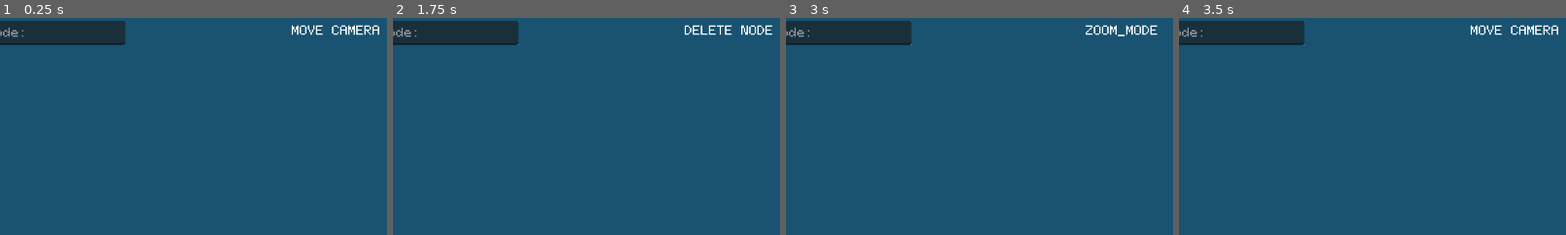
Above: before the commit, frames 1-4 (left to right).
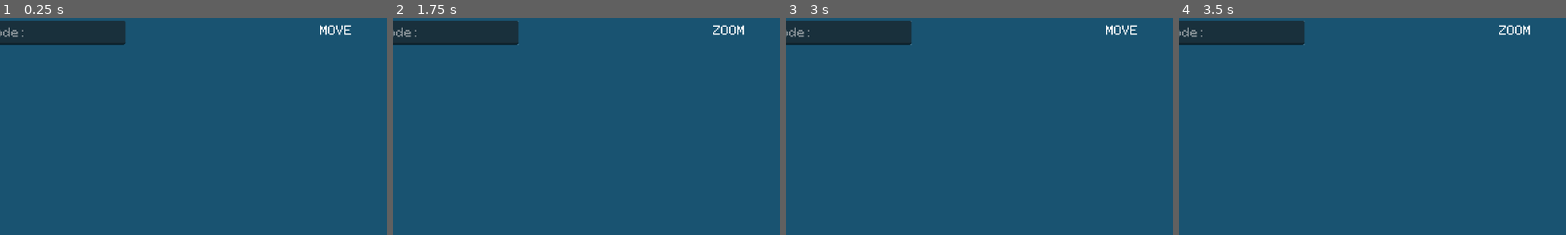
Above: after the commit, the same moments.

Repository: gabrieldudau/DSAVisualizer
Game: Godot game, scene res://scenes/main.tscn
Two runs of this game, one before a commit and one after it. Both use one fixed random seed, a clock stepped at 60 frames per second and the inputs below.
Inputs (mouse positions are % of the whole screen's width and height, from its top left):
- Up to frame 1 (0.25 s): no input
- Up to frame 2 (1.75 s): click (12, 3) at 0.52 s; type "Alex" at 0.6 s; tap Enter at 1.25 s; move the mouse to (72, 45) at 1.27 s; press the mouse at (72, 45) at 1.28 s; right-click (72, 45) at 1.55 s
- Up to frame 3 (3 s): tap Space at 2 s; move the mouse to (30, 55) at 2.02 s; release the mouse at (30, 55) at 2.03 s; right-click (30, 55) at 2.1 s; click (30, 55) at 2.3 s; tap Enter at 2.75 s; move the mouse to (60, 28) at 2.77 s; press the mouse at (60, 28) at 2.78 s
- Up to frame 4 (3.5 s): right-click (60, 28) at 3.05 s
The pictures show only the part of the screen within x 7-57%, y 0-50%; the shares and areas given below are measured in that part.

The runs differ from the first frame. In frame 1, 0.6% of the frame differs, in the area x 75-98%, y 3-9%; in frame 2, 0.6%; in frame 3, 0.5%; in frame 4, 0.6%.

Commit message:
small optimizations

Diff:
--- a/project.godot
+++ b/project.godot
@@ -18,6 +18,10 @@
 [autoload]
 
 GlobalSignal="*res://global_signal/global_signal.gd"
+
+[display]
+
+window/vsync/vsync_mode=0
 
 [dotnet]
 
--- a/scenes/main.tscn
+++ b/scenes/main.tscn
@@ -31,6 +31,7 @@
 grow_horizontal = 2
 theme_override_fonts/font = ExtResource("3_tbgi4")
 theme_override_font_sizes/font_size = 18
+text = "MOVE"
 
 [node name="Label2" type="Label" parent="Control"]
 anchors_preset = 1
--- a/scenes/test.tscn
+++ b/scenes/test.tscn
@@ -1,68 +1,3 @@
-[gd_scene load_steps=5 format=3 uid="uid://d2l645clvxoj7"]
-
-[ext_resource type="Texture2D" uid="uid://cunqtint5r4xr" path="res://icon.svg" id="1_bl13t"]
-[ext_resource type="Texture2D" uid="uid://c2bcktfssxxt0" path="res://assets/Kreis_weiß.png" id="2_iyx0m"]
-
-[sub_resource type="RectangleShape2D" id="RectangleShape2D_74lek"]
-size = Vector2(126, 126)
-
-[sub_resource type="CircleShape2D" id="CircleShape2D_j5jx5"]
-radius = 30.0666
+[gd_scene format=3 uid="uid://d2l645clvxoj7"]
 
 [node name="Node" type="Node2D"]
-
-[node name="StaticBody2D" type="StaticBody2D" parent="."]
-
-[node name="Sprite2D" type="Sprite2D" parent="StaticBody2D"]
-position = Vector2(572, 154)
-texture = ExtResource("1_bl13t")
-
-[node name="CollisionShape2D" type="CollisionShape2D" parent="StaticBody2D"]
-position = Vector2(572, 154)
-shape = SubResource("RectangleShape2D_74lek")
-
-[node name="RigidBody2D" type="RigidBody2D" parent="."]
-
-[node name="Sprite2D" type="Sprite2D" parent="RigidBody2D"]
-position = Vector2(726, 350)
-texture = ExtResource("2_iyx0m")
-
-[node name="CollisionShape2D" type="CollisionShape2D" parent="RigidBody2D"]
-position = Vector2(726, 349)
-shape = SubResource("CircleShape2D_j5jx5")
-
-[node name="Sprite2D2" type="Sprite2D" parent="RigidBody2D"]
-position = Vector2(405, 352)
-texture = ExtResource("2_iyx0m")
-
-[node name="CollisionShape2D2" type="CollisionShape2D" parent="RigidBody2D"]
-position = Vector2(405, 351)
-shape = SubResource("CircleShape2D_j5jx5")
-
-[node name="DampedSpringJoint2D" type="DampedSpringJoint2D" parent="."]
-position = Vector2(572, 153)
-rotation = -0.671952
-node_a = NodePath("../StaticBody2D")
-node_b = NodePath("../RigidBody2D")
-bias = 0.41
-length = 250.0
-rest_length = 5.0
-stiffness = 1.3
-
-[node name="DampedSpringJoint2D2" type="DampedSpringJoint2D" parent="."]
-position = Vector2(571.945, 153)
-rotation = 0.698132
-node_a = NodePath("../StaticBody2D")
-node_b = NodePath("../RigidBody2D")
-length = 260.0
-rest_length = 5.0
-stiffness = 1.3
-
-[node name="DampedSpringJoint2D3" type="DampedSpringJoint2D" parent="."]
-position = Vector2(727.565, 348)
-rotation = 1.55334
-node_a = NodePath("../StaticBody2D")
-node_b = NodePath("../RigidBody2D")
-length = 320.0
-stiffness = 1.0
-damping = 11.65
--- a/scenes/tree_node.tscn
+++ b/scenes/tree_node.tscn
@@ -19,7 +19,7 @@
 theme_override_colors/font_color = Color(0, 0, 0, 1)
 theme_override_fonts/font = ExtResource("2_spehj")
 theme_override_font_sizes/font_size = 36
-text = "Test"
+text = "NODE"
 horizontal_alignment = 1
 vertical_alignment = 1
 clip_text = true
--- a/scripts/bin_tree_handler.gd
+++ b/scripts/bin_tree_handler.gd
@@ -1,9 +1,9 @@
 extends Node2D
 
-@onready var game_controler: Node2D = $".."
+@export var horizonal_distance_between_nodes = 150
+@export var vertical_distance_between_nodes = 150
 
-const TREE_NODE = preload("res://scenes/tree_node.tscn")
-var root
+var root:TreeNode
 
 func _on_tree_entered() -> void:
 	GlobalSignal.newNode.connect(add_node)
@@ -12,14 +12,13 @@
 	GlobalSignal.newNode.disconnect(add_node)
 
 
-func add_node(tree_node) -> void:
-	var offset_vertical = -200
-	var x = root
-	var px = null
+func add_node(tree_node:TreeNode) -> void:
+	var x:TreeNode = root
+	var px:TreeNode = null
 
 	var left_subtree = null
-	var place_in_horizontal:Array = []
-	var dist = 1
+	var position_binary:Array = []
+
 	while x != null:
 		px = x
 		if (x.key > tree_node.key):
@@ -31,11 +30,11 @@
 				left_subtree = true
 				tree_node.positions_list.append(Vector2(-150, -200))
 			elif left_subtree == true:
-				place_in_horizontal.append(1)
-				tree_node.positions_list.append(Vector2((-1)* (75 + (convert_bin_to_int(place_in_horizontal.slice(0,place_in_horizontal.size() - 1)) * 150)) , offset_vertical))
+				tree_node.positions_list.append(convert_bin_to_pos(position_binary, true))
+				position_binary.append(1)
 			else:
-				place_in_horizontal.append(0)
-				tree_node.positions_list.append(Vector2(75 + (convert_bin_to_int(place_in_horizontal.slice(0,place_in_horizontal.size() -1 )) * 150) , offset_vertical))
+				tree_node.positions_list.append(convert_bin_to_pos(position_binary, false))
+				position_binary.append(0)
 		else:
 			# actual logic
 			x=x.right
@@ -45,15 +44,11 @@
 				left_subtree = false
 				tree_node.positions_list.append(Vector2(150, -200))
 			elif left_subtree == true:
-				place_in_horizontal.append(0)
-				tree_node.positions_list.append(Vector2((-1)* (75 + (convert_bin_to_int(place_in_horizontal.slice(0,place_in_horizontal.size() - 1)) * 150)) , offset_vertical))
+				tree_node.positions_list.append(convert_bin_to_pos(position_binary, true))
+				position_binary.append(0)
 			else:
-				place_in_horizontal.append(1)
-				tree_node.positions_list.append(Vector2( 75 + (convert_bin_to_int(place_in_horizontal.slice(0,place_in_horizontal.size() - 1)) * 150) , offset_vertical))
-
-		# increasing the layer
-		offset_vertical += 150 * dist
-		dist += 0.5
+				tree_node.positions_list.append(convert_bin_to_pos(position_binary, false))
+				position_binary.append(1)
 
 	tree_node.parent = px
 	if px == null:
@@ -72,15 +67,17 @@
 	# place that the node will receive in that layer. For example the binary number 0 would mean that
 	# the node is horizontaly, on the 1. place, either right or left.
 
-	var offset_horizontal = 75 + 150*convert_bin_to_int(place_in_horizontal)
-	offset_horizontal *= (-1) if left_subtree else 1
-	tree_node.positions_list.append(Vector2(offset_horizontal,offset_vertical))
+	tree_node.positions_list.append(convert_bin_to_pos(position_binary, left_subtree))
 	add_child(tree_node)
 	tree_node.move_to_right_position(400)
 
 
-func convert_bin_to_int(num:Array):
-	var sum = 0
+func convert_bin_to_pos(num:Array, left:bool) -> Vector2:
+	var vertical_offset = 200 - vertical_distance_between_nodes
+	var horizontal_sum = 0
+	var dist = 2;
 	for i in range (0,num.size()):
-		sum += int(num[i]) * pow(2,num.size() - 1 - i)
-	return sum
+		horizontal_sum += int(num[i]) * pow(2,num.size() - 1 - i)
+		vertical_offset += self.vertical_distance_between_nodes * dist
+		dist += 0.4
+	return Vector2(((-1) if left else 1) * (self.horizonal_distance_between_nodes/2 + horizontal_sum * self.horizonal_distance_between_nodes), vertical_offset)
--- a/scripts/game_controler.gd
+++ b/scripts/game_controler.gd
@@ -1,27 +1,19 @@
 extends Node
 
 @onready var camera: Camera2D = $"Camera2D"
-@onready var tree_nodes: Node = $TreeNodes
 @onready var label: Label = $Control/Label
 
 
-var TREE_NODE = preload("res://scenes/tree_node.tscn")
-
-enum {ZOOM_MODE ,DELETE_MODE , MOVE_CAMERA_MODE}
-var current_mode := MOVE_CAMERA_MODE
-var mousepos
+enum modes {ZOOM_MODE , MOVE_CAMERA_MODE}
+var current_mode := modes.MOVE_CAMERA_MODE
 var left_pressed:bool = false
-
-
-# Called every frame. 'delta' is the elapsed time since the previous frame.
-func _process(delta: float) -> void:
-	label.text = "MOVE CAMERA" if (current_mode == MOVE_CAMERA_MODE) else "ZOOM_MODE" if (current_mode == ZOOM_MODE) else "DELETE NODE"
 
 
 func _input(event: InputEvent) -> void:
 	if event is InputEventMouseButton:
 		if event.is_action_pressed("rightMB"):
-			current_mode = ZOOM_MODE if (current_mode == DELETE_MODE) else DELETE_MODE if (current_mode == MOVE_CAMERA_MODE) else MOVE_CAMERA_MODE
+			current_mode = modes.ZOOM_MODE if current_mode == modes.MOVE_CAMERA_MODE else modes.MOVE_CAMERA_MODE
+			label.text = "MOVE" if current_mode == modes.MOVE_CAMERA_MODE else "ZOOM"
 		if event.is_action_pressed("leftMB"):
 			left_pressed = true
 		if event.is_action_released("leftMB"):
@@ -29,11 +21,9 @@
 	elif event is InputEventMouseMotion:
 		if left_pressed:
 			match current_mode:
-				MOVE_CAMERA_MODE:
+				modes.MOVE_CAMERA_MODE:
 					move_camera(event.relative)
-				DELETE_MODE:
-					pass
-				ZOOM_MODE:
+				modes.ZOOM_MODE:
 					zoom(event.relative)
 
 
@@ -41,14 +31,5 @@
 	delta_move = Vector2(1,1) * delta_move.length()/100 * ((delta_move.y / abs(delta_move.y)) if delta_move.y != 0 else 0)
 	camera.zoom += delta_move if (camera.zoom + delta_move > Vector2(0.2,0.2)) else Vector2(0,0)
 
-
 func move_camera(amount:Vector2):
 	camera.position -= amount / camera.zoom
-
-
-
-func delete_tree_node():
-	if Input.is_action_just_pressed("leftMB"):
-		for child in tree_nodes.get_children():
-			if child.touched == true:
-				child.queue_free()
--- a/scripts/tree_node.gd
+++ b/scripts/tree_node.gd
@@ -1,13 +1,13 @@
+class_name TreeNode
 extends Node2D
 
 @onready var label: Label = $Label
 
-var left
-var right
-var parent
+var left:TreeNode
+var right:TreeNode
+var parent:TreeNode
 var key: int
 var connection_line:Line2D
-
 var positions_list:Array
 
 func _on_ready() -> void:
@@ -23,32 +23,23 @@
 	connection_line.default_color = Color.BLACK
 	add_child(connection_line)
 
-func move_to_right_position(speed: float): # Changed speed to float for more precision
+func move_to_right_position(speed) -> void:
 	if positions_list.is_empty():
-		return # Nothing to do if the list is empty
+		return
 
 	position = positions_list.pop_front()
-
 	while not positions_list.is_empty():
-		var position_to_reach = positions_list.pop_front()
-		var vector_to_new_position = position_to_reach - position
+		var position_to_reach:Vector2 = positions_list.pop_front()
+		var vector_to_new_position:Vector2 = position_to_reach - position
 		var distance = position.distance_to(position_to_reach)
-
-
 		while distance > 1:
-
 			var delta_time = get_process_delta_time()
 			var movement_this_frame = vector_to_new_position.normalized() * speed * delta_time # Normalize for consistent speed
 			position += movement_this_frame
-
 			var old_distance = distance
 			distance = position.distance_to(position_to_reach) # Update distance
-
 			if (distance > old_distance):
 				break
 			await get_tree().process_frame
 		position = position_to_reach
-
-
-
 	connect_line()
